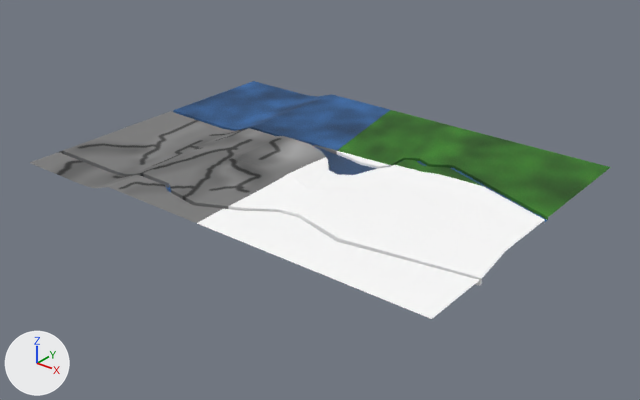
Two versions of the COLLADA model rsc/models/ground.dae, one commit apart.
Before and after are seen from a 50 mm camera at (81.4, -83.1, 50.9) aimed at (8.9, 7.6, -5.3). The axes (+X, +Y, +Z) are drawn at lower left. The lights are the same throughout. Where no turn or scale is listed for an object, it has been applied to the vertices.
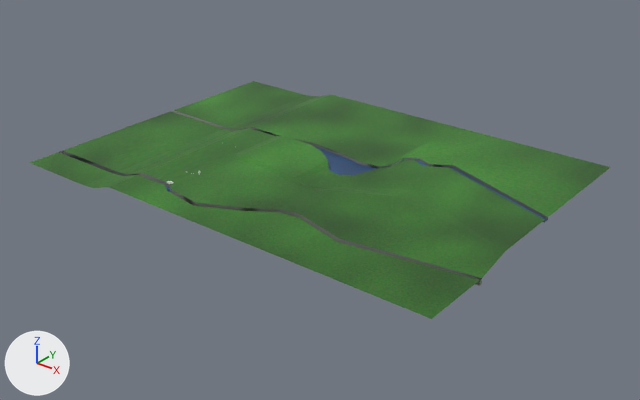
Changed parts and their boxes [x1, y1, x2, y2] in the pictures (640 x 400 px):
part 1 of me_ground, surface changed (white to green): [30, 81, 610, 319] in both
part 2 of me_ground, recoloured: [166, 146, 547, 222] in both

Patch to the scene script:
```diff
--- a/rsc/models/ground.dae.py
+++ b/rsc/models/ground.dae.py
@@ mat_material_003 @@
+mat_material_003 = principled_material('Material.003')
+mat_material_003.texture = img_groundtex_png
+mat_material_003.roughness = 0.44
@@ me_ground @@
 me_ground.from_pydata(...)  # 159 vertices, 159 faces; spans x -27.6..42.3, y -16.5..32.5, z -3.3..0.4
 # used by ob_plane_002; location = (0.0, 0.7, 0.0)
-me_ground.materials.append(mat_material_001)  # picture img_groundtex_png
+# me_ground part 1: 159 kept faces spanning x -27.6..42.3, y -16.5..32.5, z -3.3..0.4 get new texture (UV) coordinates
+# me_ground part 2: 31 faces spanning x -27.5..42.3, y -13.2..19.2, z -3.3..0.0 switch from mat_material_002 (picture img_watertex_png) to mat_material_003 (picture img_groundtex_png)
```
